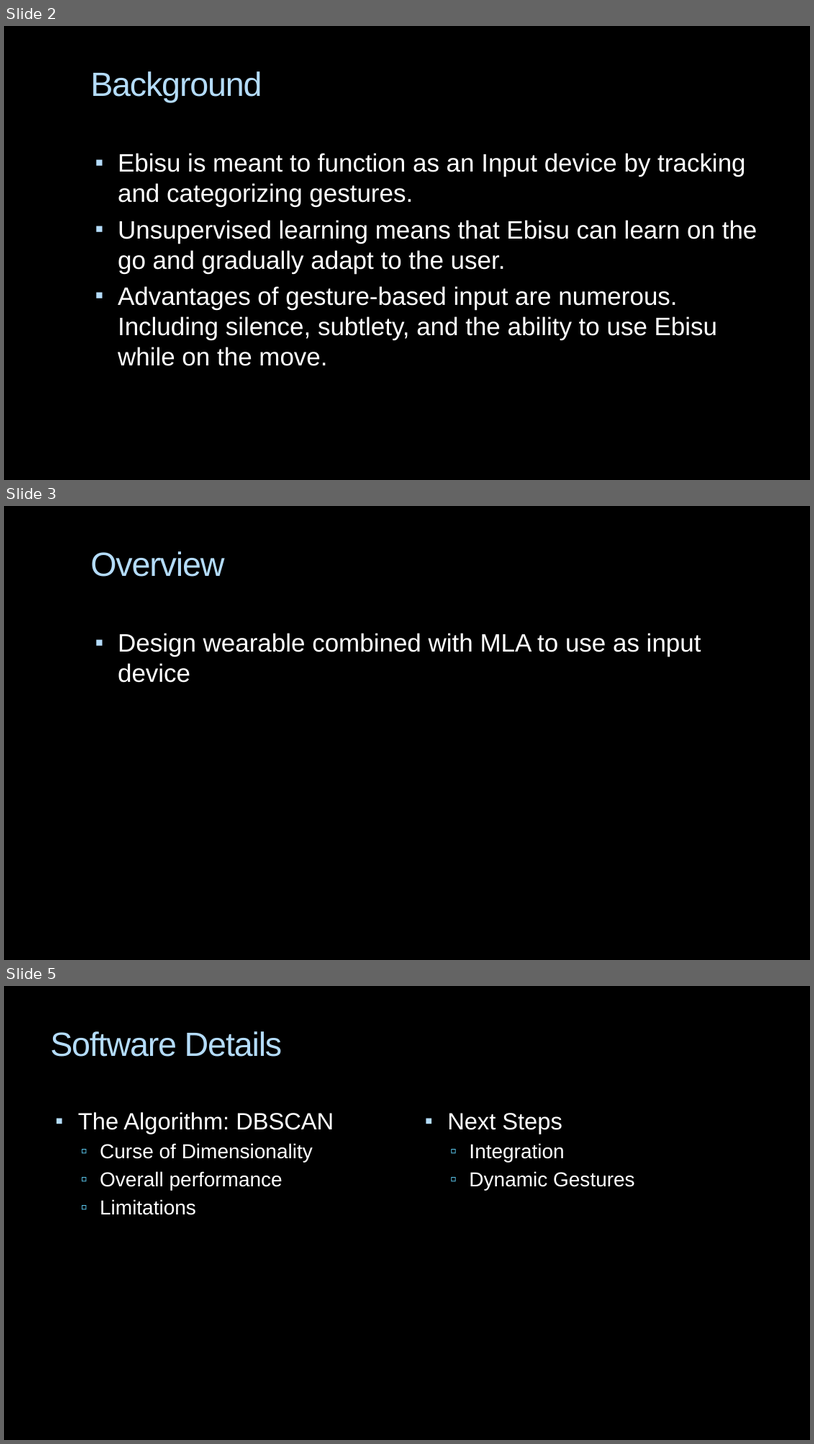
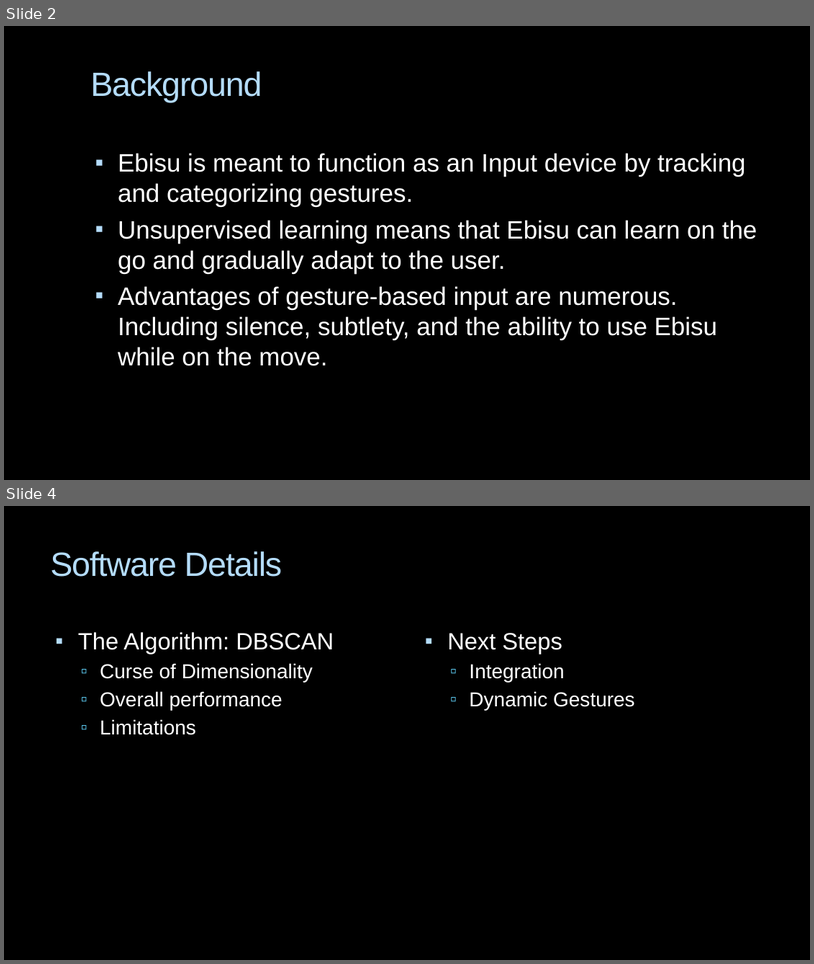
Before and after one commit to BrittX/Ebisu, a slide deck: FinalPresentation.pptx. Shown one above the other, each under a label of ours: slides 2, 3 and 5 before the commit, slides 2 and 4 after it; the slides between them are not shown. The pictures are 814x1444 and 814x964 pixels, drawn with LibreOffice and Linux fonts; fonts in the diff are those of the drawing; background and template pictures are left out. Boxes give left, top, right and bottom in pixels: in the first picture for what was removed or moved away, otherwise in the second. Text is boxed around its words. In the diff, an @@ line names an element or a change of style, - is before the commit and + after.

```diff
--- a/FinalPresentation.pptx
+++ b/FinalPresentation.pptx
@@ slide 3 removed at (x1=4, y1=506, x2=810, y2=960), background picture (left out) @@
@@ title removed at (x1=90, y1=551, x2=224, y2=577) @@
-Overview
@@ text removed at (x1=118, y1=633, x2=702, y2=682) @@
-▪ Design wearable combined with MLA to use as input device
@@ what was slide 5 is now slide 4 @@
```
Also in this commit, not shown: 1 slide added, 1 other slide removed.
